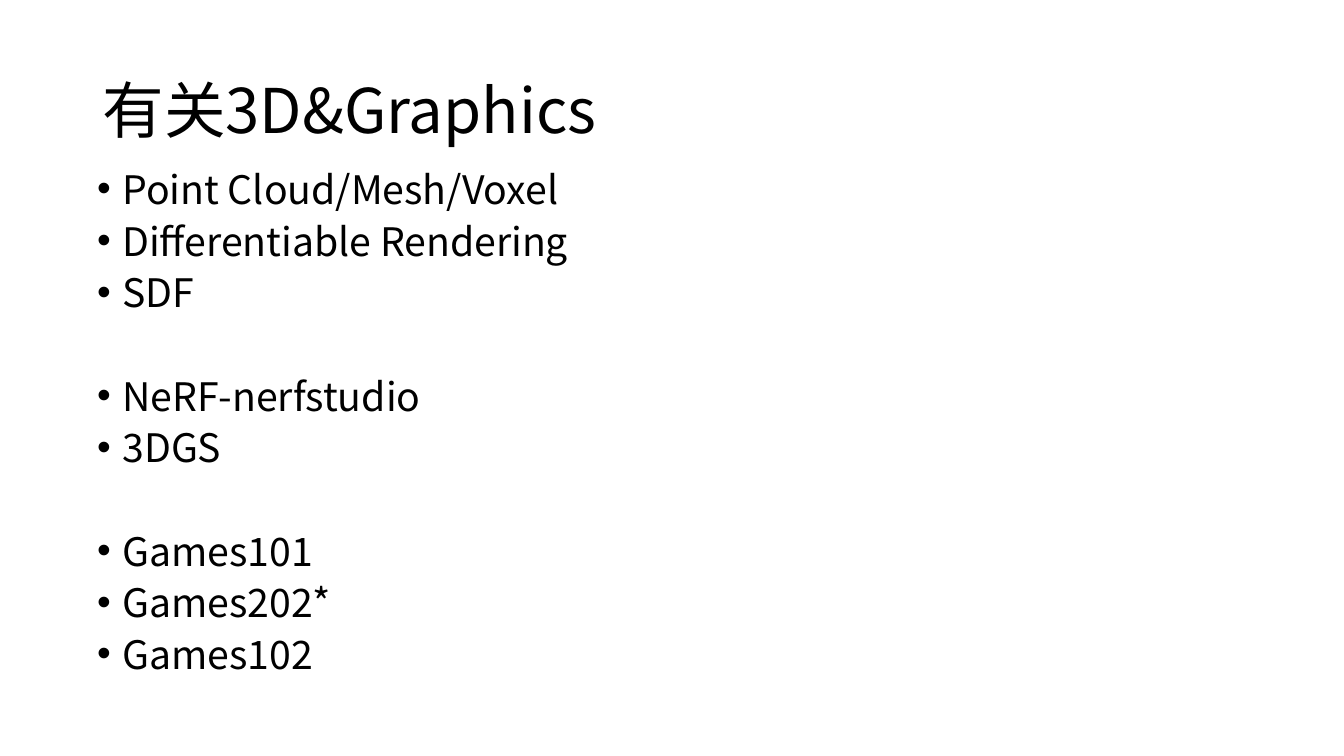
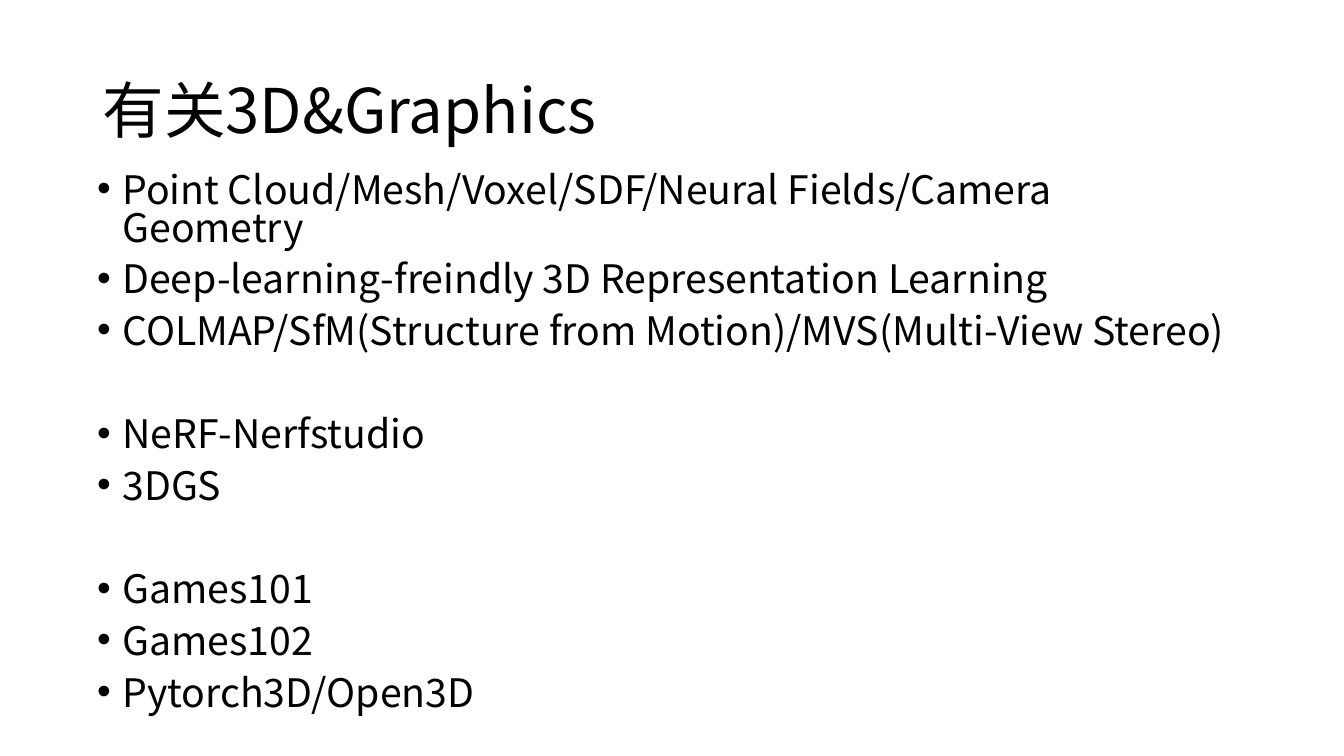
Before and after one commit to Napucheng/AI-refactor, a slide deck: slide 5 of DeepGen/DeepGen-3D-WM-Napucheng.pptx. Drawn at 1344x756 pixels with LibreOffice and Linux fonts; fonts in the diff are those of the drawing. Boxes give left, top, right and bottom in pixels: in the first picture for what was removed or moved away, otherwise in the second. Text is boxed around its words. In the diff, an @@ line names an element or a change of style, - is before the commit and + after.

```diff
--- a/DeepGen/DeepGen-3D-WM-Napucheng.pptx
+++ b/DeepGen/DeepGen-3D-WM-Napucheng.pptx
@@ text at [122, 172, 1225, 449]: text changed @@
-• Point Cloud/Mesh/Voxel
-• Differentiable Rendering
-• SDF
-• NeRF-nerfstudio
+• Point Cloud/Mesh/Voxel/SDF/Neural Fields/Camera Geometry
+• Deep-learning-freindly 3D Representation Learning
+• COLMAP/SfM(Structure from Motion)/MVS(Multi-View Stereo)
+• NeRF-Nerfstudio
@@ text at [122, 585, 331, 618]: paragraph removed @@
-• Games202*
@@ text at [122, 675, 474, 716]: paragraph added @@
+• Pytorch3D/Open3D
```
Also in this commit, not shown: 3 other slides changed, 2 slides added, 1 slide removed, 50 other files.
